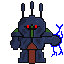
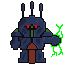
Revision of a layered 64 × 64 image; what changed, layer by layer:
painted on "Layer 4" over (50, 24, 63, 57)
